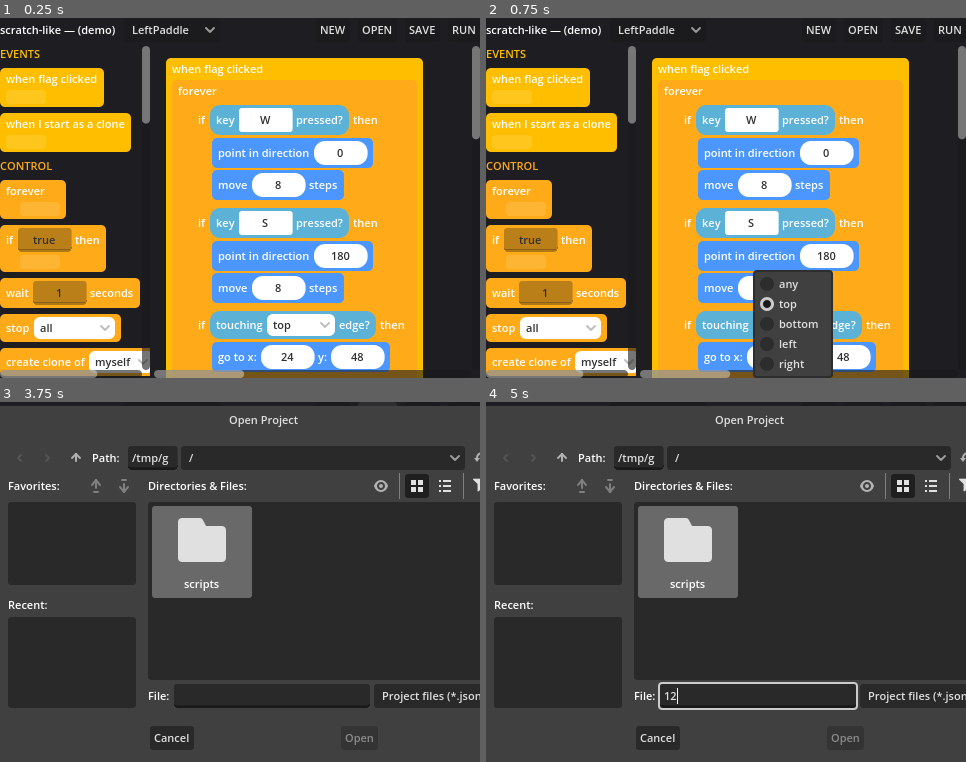
Above: before the commit, frames 1-4 (two rows, left to right).
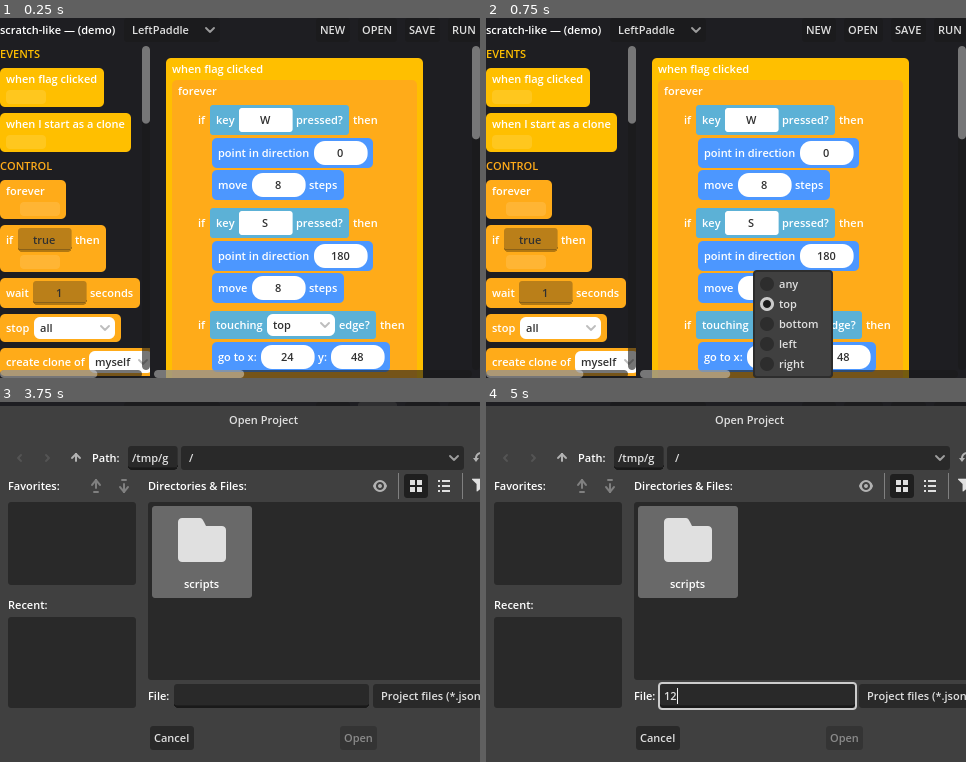
Above: after the commit, the same moments.

Repository: nedink/scratch-like
Game: Godot game, scene res://editor.tscn
The game is run twice, just before and just after one commit, with the same random seed, the same clock (stepped at 60 frames per second) and the same inputs.
Inputs (mouse positions are in pixels of both pictures, inside the frame that each line leads up to):
- Up to frame 1 (0.25 s): no input
- Up to frame 2 (0.75 s): click "top" at 0.5 s
- Up to frame 3 (3.75 s): click "NEW" at 1.25 s; click "NEW" at 2 s; click "LeftPaddle" at 2.75 s; click "OPEN" at 3.5 s
- Up to frame 4 (5 s): click (759, 697) at 4.27 s; type "12" at 4.35 s

The runs differ from the first frame. In frame 1, 0.2% of the frame differs, in the area x 43-79%, y 24-90%; in frame 2, 0.2%; in frame 3, 0.5%; in frame 4, 0.6%, in the area x 71-100%, y 13-96%.

Commit message:
M23: boolean-vs-value slot typing (refuse mismatched reporter drops)
Each reporter declares an `output` ("boolean"/"value") and each boolean
slot is named in its opcode's `bool_inputs`. build_input stamps a
`slot_type` meta per widget; BlockCanvas._nearest_slot only offers a
dragged reporter the slots whose type matches its output, so a boolean
can't land in move's `steps` nor a value in an `if` condition (Scratch's
hexagon-vs-round refusal). build_reporter shapes a boolean pill angular
vs a value pill round to cue it. A mismatched release discards the pill,
reusing M14's off-slot path.

No new opcode, no block-data-shape change, no runtime change — the
interpreter still evaluates any reporter anywhere; this only constrains
what the editor lets you assemble.

Co-Authored-By: Claude Opus 4.8 (1M context) <noreply@anthropic.com>

Diff:
--- a/scripts/block_canvas.gd
+++ b/scripts/block_canvas.gd
@@ -48,6 +48,14 @@
 ## the ghost is over the palette the snap is suppressed and the ghost tints red (_over_trash /
 ## _trashing). No new opcode, no data-model change — a deleted block is one the export simply
 ## no longer contains.
+##
+## M23 makes the reporter drop **type-aware**: each slot carries an expected `slot_type`
+## ("boolean"/"value", stamped by BlockView from the opcode's `bool_inputs`) and each reporter
+## an `output` kind. _nearest_slot only offers a dragged reporter the slots whose type matches,
+## so a boolean can't land in `move`'s value slot nor a value in an `if` condition — Scratch's
+## hexagon-vs-round refusal. A mismatched release discards the reporter (the off-slot path).
+## Still no runtime change — the interpreter already coped with any reporter anywhere; this only
+## constrains what the editor *lets* you assemble.
 ##
 ## Position is the editor's own UI state (a Vector2 per top-level stack), kept here and
 ## out of the block dictionaries, so the data stays exactly the runtime's shape.
@@ -605,12 +613,21 @@
 ## (deeper) slot wins, so you fill an inner slot rather than replacing the whole reporter
 ## (cf. _block_at's smallest-area rule). The epsilon keeps that tie-break from letting a
 ## strictly-farther slot win on area alone.
+##
+## M23 type-filters the candidates: only slots whose expected `slot_type` matches the dragged
+## reporter's `output` are considered, so a boolean reporter (`touching edge?`, `>`) is offered
+## only boolean slots (`if`'s condition, `and`'s operands) and a value reporter only value slots.
+## A mismatched hover finds no slot — no highlight — and a release there discards the reporter,
+## the existing off-slot behavior (M14). Scratch's hexagon-vs-round refusal, enforced here.
 func _nearest_slot() -> Dictionary:
 	var anchor := global_position + _ghost.position  # ghost top-left, in global space
+	var drag_type := BlockView.reporter_output_type(String(_grabbed[0].get("opcode", "")))
 	var best := {}
 	var best_dist := SNAP_DISTANCE
 	var best_area := INF
 	for slot in _slots(_layer):
+		if String(slot.get_meta("slot_type", "value")) != drag_type:
+			continue  # boolean ⇄ value mismatch: not a legal drop target
 		var r: Rect2 = (slot as Control).get_global_rect()
 		var d := _dist_to_rect(anchor, r)
 		if d >= SNAP_DISTANCE:
--- a/scripts/block_view.gd
+++ b/scripts/block_view.gd
@@ -104,13 +104,27 @@
 ##     through the same _enum_field path; when the model is empty (non-editor caller) it falls
 ##     back to a text field. The matching `defaults` point at a real name so a freshly-spawned
 ##     block lands on a valid menu item (not a phantom appended value).
+##
+## M23 added two optional fields, the **slot-typing** pair (Scratch's hexagon-vs-round
+## distinction) — both consumed by the editor's reporter-drop, neither touching the runtime:
+##   * `output` — a reporter's value kind, "boolean" or (default) "value". The `?`-suffixed
+##     sensing reporters and the comparison/boolean operators (`equals`/`>`/`<`/`and`/`or`/
+##     `not`) are booleans; arithmetic, `random`, and `variable` are values. `build_reporter`
+##     shapes a boolean pill with a tight (angular) corner radius vs a value pill's round one
+##     — the same corner-radius shorthand M13 used for number-vs-text literal fields (true
+##     hexagon geometry stays deferred).
+##   * `bool_inputs` — `[input_key, …]` naming the slots that expect a boolean (`if`'s
+##     `condition`, `and`/`or`'s `a`/`b`, `not`'s `a`); every other slot is a value slot.
+##     build_input stamps each widget's expected kind as `slot_type` meta, and the canvas's
+##     _nearest_slot only offers a reporter the slots whose `slot_type` matches its `output`
+##     — so a boolean can't land in `move`'s `steps` nor a value in an `if` condition.
 const _OPCODES := {
 	# events (hats)
 	"when_flag_clicked": {"category": "events", "kind": "hat", "template": "when flag clicked", "defaults": {"body": []}},
 	"when_i_start_as_a_clone": {"category": "events", "kind": "hat", "template": "when I start as a clone", "defaults": {"body": []}},
 	# control
 	"forever": {"category": "control", "kind": "statement", "template": "forever", "defaults": {"body": []}},
-	"if": {"category": "control", "kind": "statement", "template": "if {condition} then", "defaults": {"condition": true, "body": []}},
+	"if": {"category": "control", "kind": "statement", "template": "if {condition} then", "defaults": {"condition": true, "body": []}, "bool_inputs": ["condition"]},
 	"wait_seconds": {"category": "control", "kind": "statement", "template": "wait {seconds} seconds", "defaults": {"seconds": 1}},
 	"stop": {"category": "control", "kind": "statement", "template": "stop {mode}", "defaults": {"mode": "all"}, "enums": {"mode": ["all", "this script"]}},
 	"create_clone": {"category": "control", "kind": "statement", "template": "create clone of {target}", "defaults": {"target": "myself"}, "enums": {"target": ["myself"]}},
@@ -123,9 +137,9 @@
 	# looks
 	"say": {"category": "looks", "kind": "statement", "template": "say {text} in {size}", "defaults": {"text": "Hello", "size": "small"}, "enums": {"size": ["small", "large"]}},
 	# sensing
-	"touching_edge?": {"category": "sensing", "kind": "reporter", "template": "touching {side} edge?", "defaults": {"side": "any"}, "enums": {"side": ["any", "top", "bottom", "left", "right"]}},
-	"touching_sprite?": {"category": "sensing", "kind": "reporter", "template": "touching {name}?", "defaults": {"name": "Ball"}, "data_enums": {"name": "sprites"}},
-	"key_pressed?": {"category": "sensing", "kind": "reporter", "template": "key {key} pressed?", "defaults": {"key": "Space"}},
+	"touching_edge?": {"category": "sensing", "kind": "reporter", "output": "boolean", "template": "touching {side} edge?", "defaults": {"side": "any"}, "enums": {"side": ["any", "top", "bottom", "left", "right"]}},
+	"touching_sprite?": {"category": "sensing", "kind": "reporter", "output": "boolean", "template": "touching {name}?", "defaults": {"name": "Ball"}, "data_enums": {"name": "sprites"}},
+	"key_pressed?": {"category": "sensing", "kind": "reporter", "output": "boolean", "template": "key {key} pressed?", "defaults": {"key": "Space"}},
 	# variables
 	"set_var": {"category": "variables", "kind": "statement", "template": "set {name} to {value}", "defaults": {"name": "p1_score", "value": 0}, "data_enums": {"name": "variables"}},
 	"change_var": {"category": "variables", "kind": "statement", "template": "change {name} by {by}", "defaults": {"name": "p1_score", "by": 1}, "data_enums": {"name": "variables"}},
@@ -136,12 +150,12 @@
 	"multiply": {"category": "operators", "kind": "reporter", "template": "{a} * {b}", "defaults": {"a": 0, "b": 0}},
 	"divide": {"category": "operators", "kind": "reporter", "template": "{a} / {b}", "defaults": {"a": 0, "b": 0}},
 	"mod": {"category": "operators", "kind": "reporter", "template": "{a} mod {b}", "defaults": {"a": 0, "b": 0}},
-	"equals": {"category": "operators", "kind": "reporter", "template": "{a} = {b}", "defaults": {"a": 0, "b": 0}},
-	"greater_than": {"category": "operators", "kind": "reporter", "template": "{a} > {b}", "defaults": {"a": 0, "b": 0}},
-	"less_than": {"category": "operators", "kind": "reporter", "template": "{a} < {b}", "defaults": {"a": 0, "b": 0}},
-	"and": {"category": "operators", "kind": "reporter", "template": "{a} and {b}", "defaults": {"a": false, "b": false}},
-	"or": {"category": "operators", "kind": "reporter", "template": "{a} or {b}", "defaults": {"a": false, "b": false}},
-	"not": {"category": "operators", "kind": "reporter", "template": "not {a}", "defaults": {"a": false}},
+	"equals": {"category": "operators", "kind": "reporter", "output": "boolean", "template": "{a} = {b}", "defaults": {"a": 0, "b": 0}},
+	"greater_than": {"category": "operators", "kind": "reporter", "output": "boolean", "template": "{a} > {b}", "defaults": {"a": 0, "b": 0}},
+	"less_than": {"category": "operators", "kind": "reporter", "output": "boolean", "template": "{a} < {b}", "defaults": {"a": 0, "b": 0}},
+	"and": {"category": "operators", "kind": "reporter", "output": "boolean", "template": "{a} and {b}", "defaults": {"a": false, "b": false}, "bool_inputs": ["a", "b"]},
+	"or": {"category": "operators", "kind": "reporter", "output": "boolean", "template": "{a} or {b}", "defaults": {"a": false, "b": false}, "bool_inputs": ["a", "b"]},
+	"not": {"category": "operators", "kind": "reporter", "output": "boolean", "template": "not {a}", "defaults": {"a": false}, "bool_inputs": ["a"]},
 	"random": {"category": "operators", "kind": "reporter", "template": "pick random {from} to {to}", "defaults": {"from": 1, "to": 10}},
 }
 
@@ -205,18 +219,22 @@
 	return panel
 
 
-## A reporter / boolean block, drawn inline inside its parent's header as a rounded
-## pill. Recurses into its own reporter inputs to any depth — the drawing
-## counterpart to the interpreter's _evaluate, which dispatches a reporter and
-## evaluates *its* inputs the same way (e.g. add(90, random(-45, 45))).
+## A reporter / boolean block, drawn inline inside its parent's header as a pill.
+## Recurses into its own reporter inputs to any depth — the drawing counterpart to the
+## interpreter's _evaluate, which dispatches a reporter and evaluates *its* inputs the same
+## way (e.g. add(90, random(-45, 45))). A **boolean** reporter (output "boolean", M23) gets a
+## tight corner radius (angular) where a **value** reporter stays round — Scratch's
+## hexagon-vs-round shorthand, approximated with corner radii as M13 did for number-vs-text
+## literal slots (true hexagon geometry is still deferred).
 static func build_reporter(block: Dictionary) -> Control:
 	var opcode := String(block.get("opcode", ""))
 	var info: Dictionary = _OPCODES.get(opcode, {})
 	var category := String(info.get("category", "operators"))
 	var template := String(info.get("template", opcode))
+	var radius := 3 if reporter_output_type(opcode) == "boolean" else 10
 
 	var panel := PanelContainer.new()
-	panel.add_theme_stylebox_override("panel", _box(_CATEGORY_COLORS[category], 10))
+	panel.add_theme_stylebox_override("panel", _box(_CATEGORY_COLORS[category], radius))
 	panel.size_flags_horizontal = Control.SIZE_SHRINK_CENTER
 	panel.size_flags_vertical = Control.SIZE_SHRINK_CENTER
 	panel.add_child(_header_from_template(template, block))
@@ -240,7 +258,10 @@
 ##   * `slot_default` — the opcode's default literal for this key. M15 restores it when a
 ##     reporter is *grabbed out* of the slot: pulling the reporter leaves the slot's default
 ##     literal (we never kept the literal a reporter displaced, so the default stands in).
-static func build_input(inputs: Dictionary, key: String, options: Array = [], default: Variant = null) -> Control:
+##   * `slot_type` — the slot's expected value kind, "boolean" or (default) "value" (M23). The
+##     canvas's _nearest_slot offers a dragged reporter only the slots whose `slot_type` matches
+##     its `output`, so a boolean and a value can't drop into each other's slots.
+static func build_input(inputs: Dictionary, key: String, options: Array = [], default: Variant = null, slot_type := "value") -> Control:
 	var value: Variant = inputs.get(key)
 	var widget: Control
 	if typeof(value) == TYPE_DICTIONARY and value.has("opcode"):
@@ -255,6 +276,7 @@
 	widget.set_meta("slot_inputs", inputs)
 	widget.set_meta("slot_key", key)
 	widget.set_meta("slot_default", default)
+	widget.set_meta("slot_type", slot_type)
 	return widget
 
 
@@ -399,6 +421,14 @@
 	return _OPCODES.get(opcode, {}).get("kind", "") == "reporter"
 
 
+## A reporter's output kind (M23): "boolean" or (default) "value". The canvas's _nearest_slot
+## matches this against a slot's expected `slot_type` so a boolean reporter only lands in a
+## boolean slot and a value reporter only in a value slot. A non-reporter opcode reports "value"
+## (harmless — only reporters are ever dragged into slots).
+static func reporter_output_type(opcode: String) -> String:
+	return String(_OPCODES.get(opcode, {}).get("output", "value"))
+
+
 ## The display colour for a category (used by the palette for its group headers). Falls
 ## back to the "unknown" grey for an unrecognized category.
 static func category_color(category: String) -> Color:
@@ -437,7 +467,8 @@
 			literal = ""
 			var close := template.find("}", i)
 			var key := template.substr(i + 1, close - i - 1)
-			row.add_child(build_input(inputs, key, _options_for(info, key), info.get("defaults", {}).get(key)))
+			var slot_type := "boolean" if key in info.get("bool_inputs", []) else "value"
+			row.add_child(build_input(inputs, key, _options_for(info, key), info.get("defaults", {}).get(key), slot_type))
 			i = close + 1
 		else:
 			literal += template[i]
Not shown, changed: CLAUDE.md
